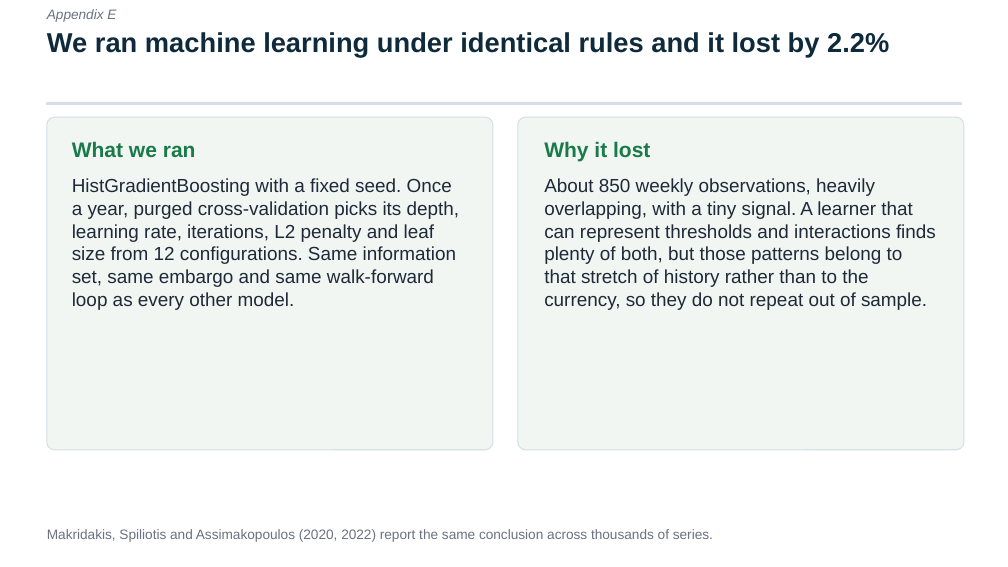
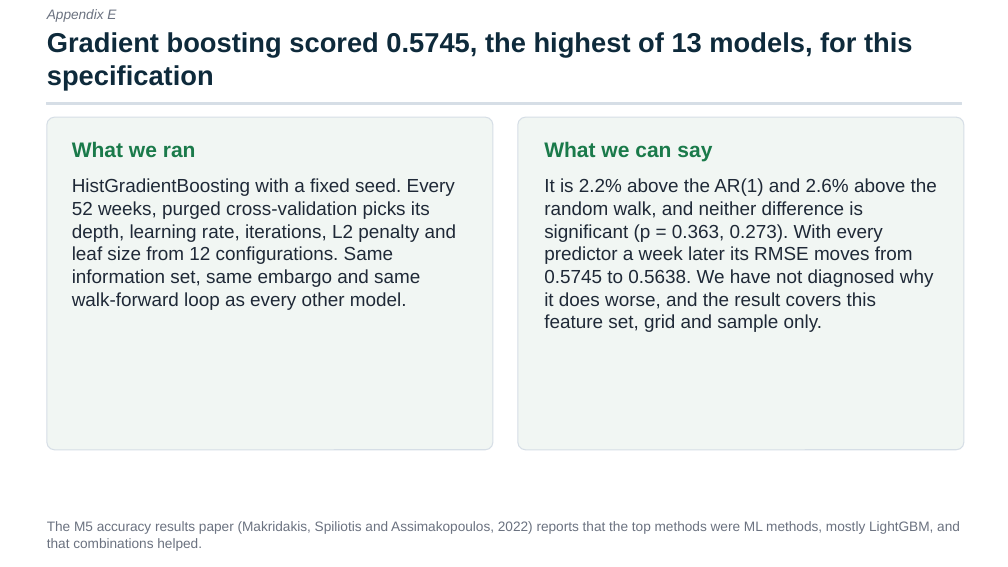
Before and after one commit to Aakashanil67/usdzar-forecasting, a slide deck: slide 12 of reports/presentation.pptx. Drawn at 1008x567 pixels with LibreOffice and Linux fonts; fonts in the diff are those of the drawing. Boxes give left, top, right and bottom in pixels: in the first picture for what was removed or moved away, otherwise in the second. Text is boxed around its words. In the diff, an @@ line names an element or a change of style, - is before the commit and + after.

Commit message:
Generate every quoted number in the docs from the results files and correct the overstated claims
README and METHODOLOGY are now rendered from templates, and the report, deck and notebook read the same keys. Corrects the DM table signs, the M5 attribution, the weight narrative, the covered-parity and AR(1) equilibrium explanations, and the power interpretation, and labels 2021-2025 as exploratory.

```diff
--- a/reports/presentation.pptx
+++ b/reports/presentation.pptx
@@ text at box(47, 32, 913, 90): text changed @@
-We ran machine learning under identical rules and it lost by 2.2%
+Gradient boosting scored 0.5745, the highest of 13 models, for this specification
@@ text at box(544, 141, 712, 161): text changed @@
-Why it lost
+What we can say
@@ text at box(72, 178, 457, 310): text changed @@
-HistGradientBoosting with a fixed seed. Once a year, purged cross-validation picks its depth, learning rate, iterations, L2 penalty and leaf size from 12 configurations. Same information set, same embargo and same walk-forward loop as every other model.
+HistGradientBoosting with a fixed seed. Every 52 weeks, purged cross-validation picks its depth, learning rate, iterations, L2 penalty and leaf size from 12 configurations. Same information set, same embargo and same walk-forward loop as every other model.
@@ text at box(544, 178, 937, 332): text changed @@
-About 850 weekly observations, heavily overlapping, with a tiny signal. A learner that can represent thresholds and interactions finds plenty of both, but those patterns belong to that stretch of history rather than to the currency, so they do not repeat out of sample.
+It is 2.2% above the AR(1) and 2.6% above the random walk, and neither difference is significant (p = 0.363, 0.273). With every predictor a week later its RMSE moves from 0.5745 to 0.5638. We have not diagnosed why it does worse, and the result covers this feature set, grid and sample only.
@@ text at box(47, 521, 960, 551): text changed @@
-Makridakis, Spiliotis and Assimakopoulos (2020, 2022) report the same conclusion across thousands of series.
+The M5 accuracy results paper (Makridakis, Spiliotis and Assimakopoulos, 2022) reports that the top methods were ML methods, mostly LightGBM, and that combinations helped.
```
Also in this commit, not shown: 13 other slides changed, 1 slide added, 26 other files.
